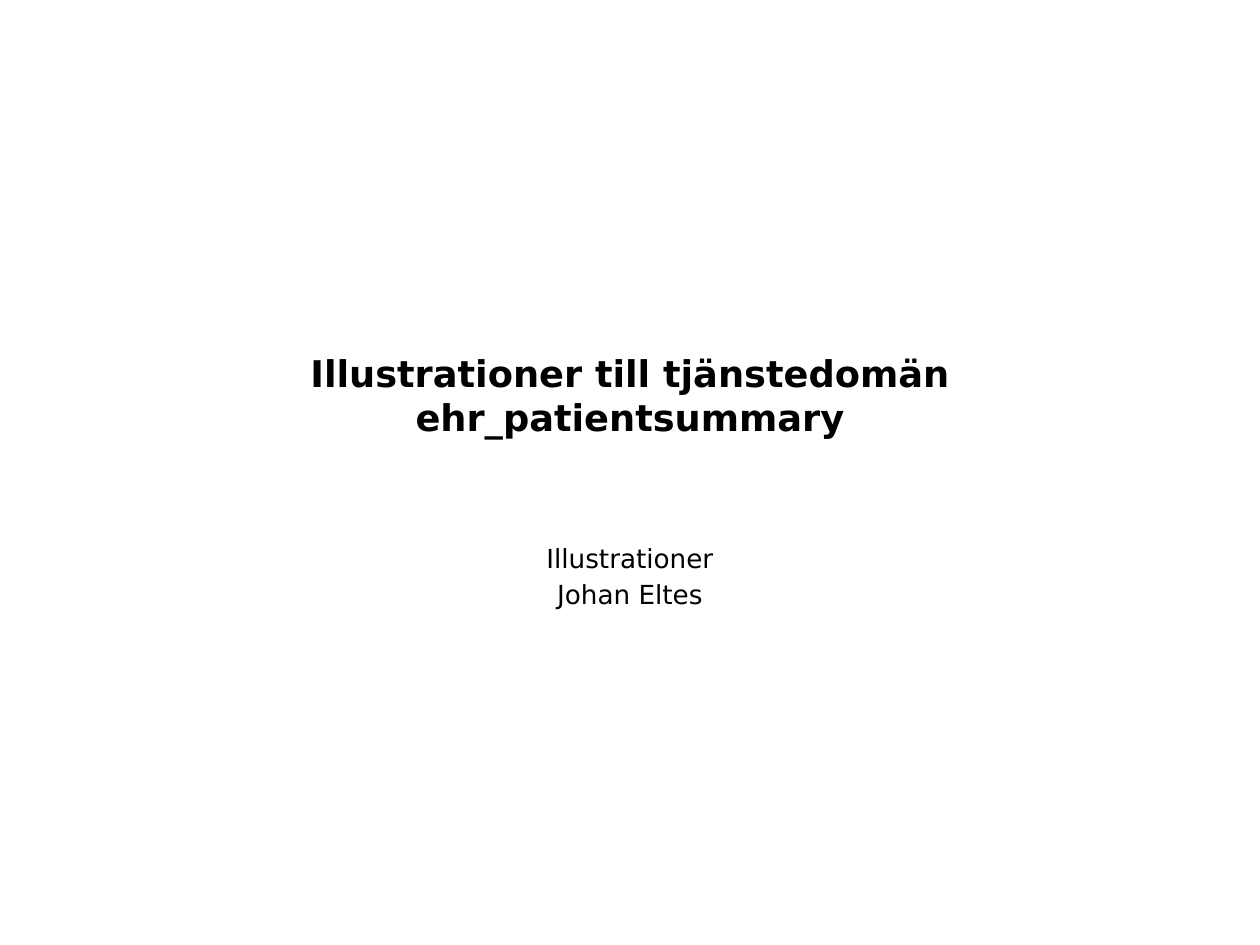
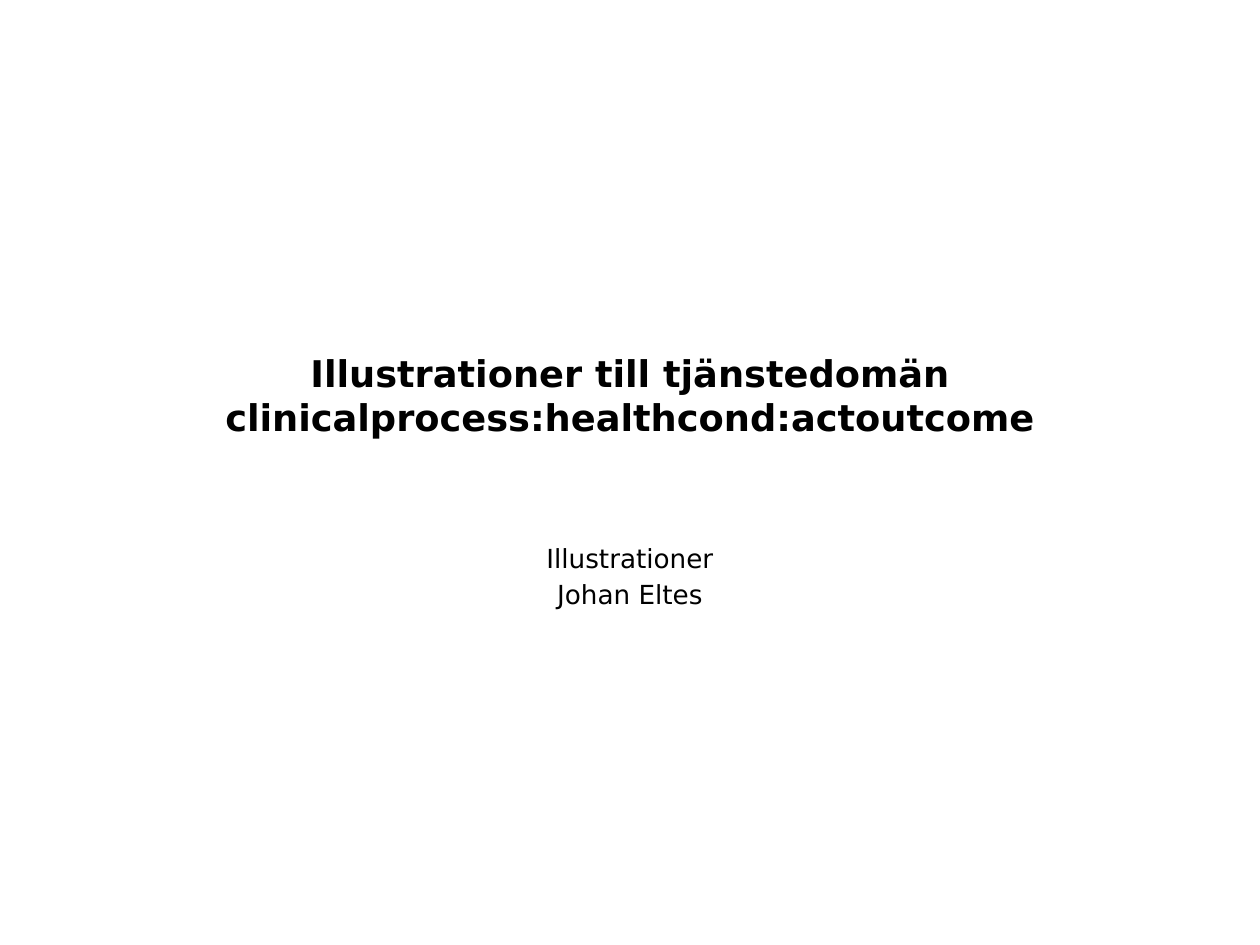
Before and after one commit to admstar/rivta, a slide deck: slide 1 of ServiceInteractions/riv/clinicalprocess/healthcond/actoutcome/trunk/docs/TD_clinicalprocess_healthcond_actoutcome.pptx. Drawn at 1260x945 pixels with LibreOffice and Linux fonts; fonts in the diff are those of the drawing. Boxes give left, top, right and bottom in pixels: in the first picture for what was removed or moved away, otherwise in the second. Text is boxed around its words. In the diff, an @@ line names an element or a change of style, - is before the commit and + after.

```diff
--- a/ServiceInteractions/riv/clinicalprocess/healthcond/actoutcome/trunk/docs/TD_clinicalprocess_healthcond_actoutcome.pptx
+++ b/ServiceInteractions/riv/clinicalprocess/healthcond/actoutcome/trunk/docs/TD_clinicalprocess_healthcond_actoutcome.pptx
@@ title at <box>225,358,1034,439</box>: text changed @@
-Illustrationer till tjänstedomän
-ehr_patientsummary
+Illustrationer till tjänstedomän
+clinicalprocess:healthcond:actoutcome
```
Also in this commit, not shown: 3 other slides changed, 2 slides added, 2 other files.
